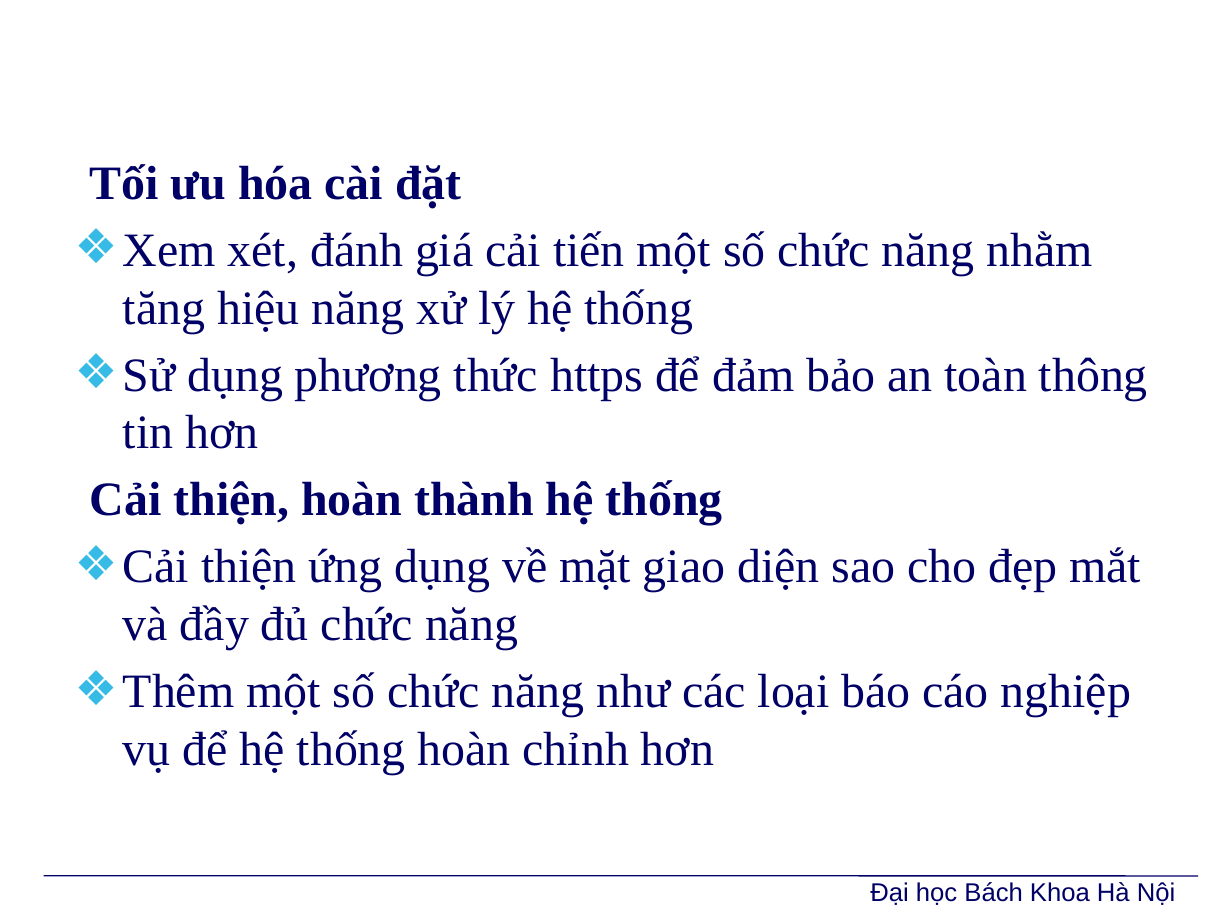
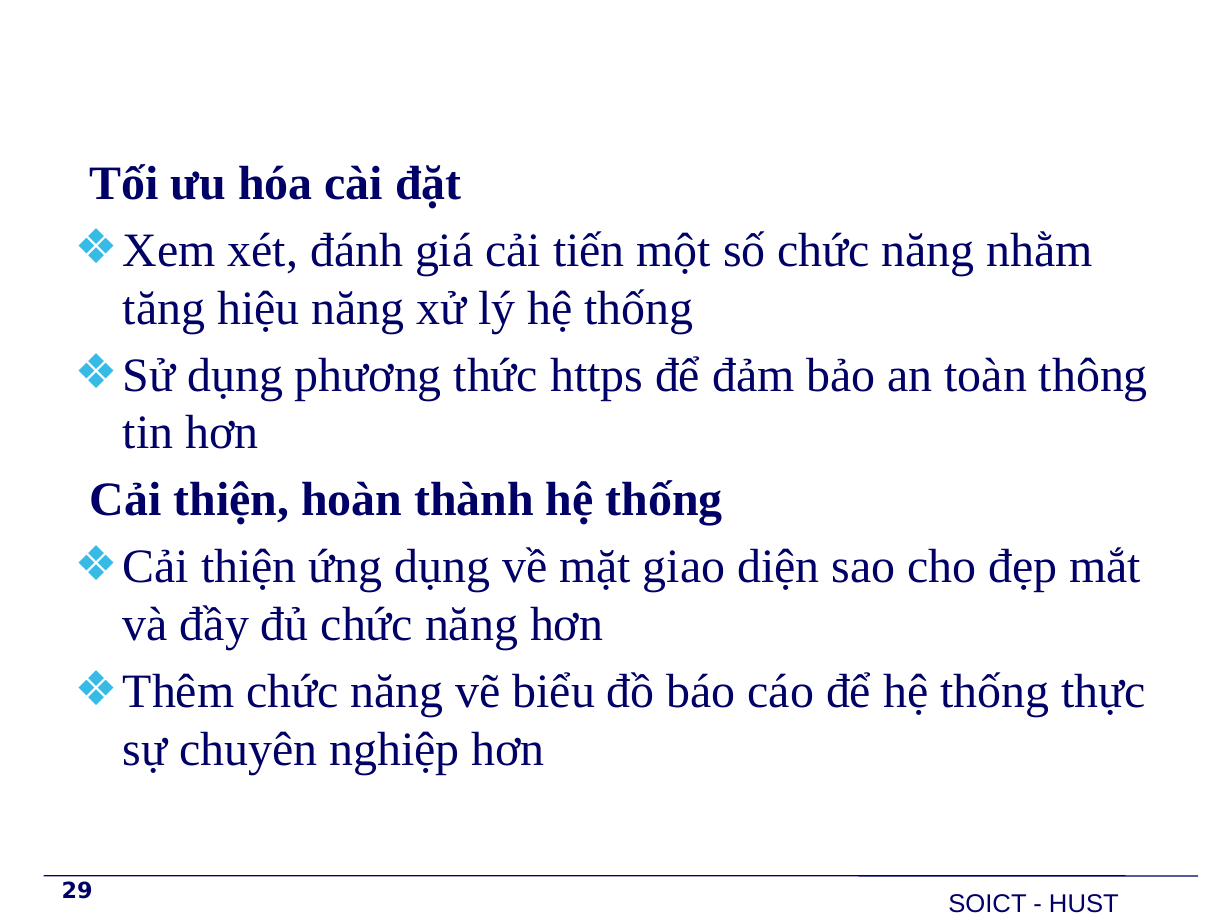
Before and after one commit to PhoenixNguyen/Graduate_Project, a slide deck: slide 29 of Report/BaoVe/TrinhDien/Slide.pptx (slide 36 before the commit). Drawn at 1232x924 pixels with LibreOffice and Linux fonts; fonts in the diff are those of the drawing; background and template pictures are left out. Boxes give left, top, right and bottom in pixels: in the first picture for what was removed or moved away, otherwise in the second. Text is boxed around its words. In the diff, an @@ line names an element or a change of style, - is before the commit and + after.

```diff
--- a/Report/BaoVe/TrinhDien/Slide.pptx
+++ b/Report/BaoVe/TrinhDien/Slide.pptx
@@ text at (123, 547, 1145, 774): text changed @@
-❖ Cải thiện ứng dụng về mặt giao diện sao cho đẹp mắt và đầy đủ chức năng
-❖ Thêm một số chức năng như các loại báo cáo nghiệp vụ để hệ thống hoàn chỉnh hơn
+❖ Cải thiện ứng dụng về mặt giao diện sao cho đẹp mắt và đầy đủ chức năng hơn
+❖ Thêm chức năng vẽ biểu đồ báo cáo để hệ thống thực sự chuyên nghiệp hơn
@@ page number added at (62, 881, 93, 899), 13 pt, text #000066, bold @@
+29
@@ text removed at (870, 882, 1175, 905) @@
-Đại học Bách Khoa Hà Nội
@@ text added at (948, 894, 1119, 913), 15 pt, text #000066 @@
+SOICT - HUST
```
Also in this commit, not shown: 25 other slides changed, 4 slides added, 11 slides removed, 4 other files.
